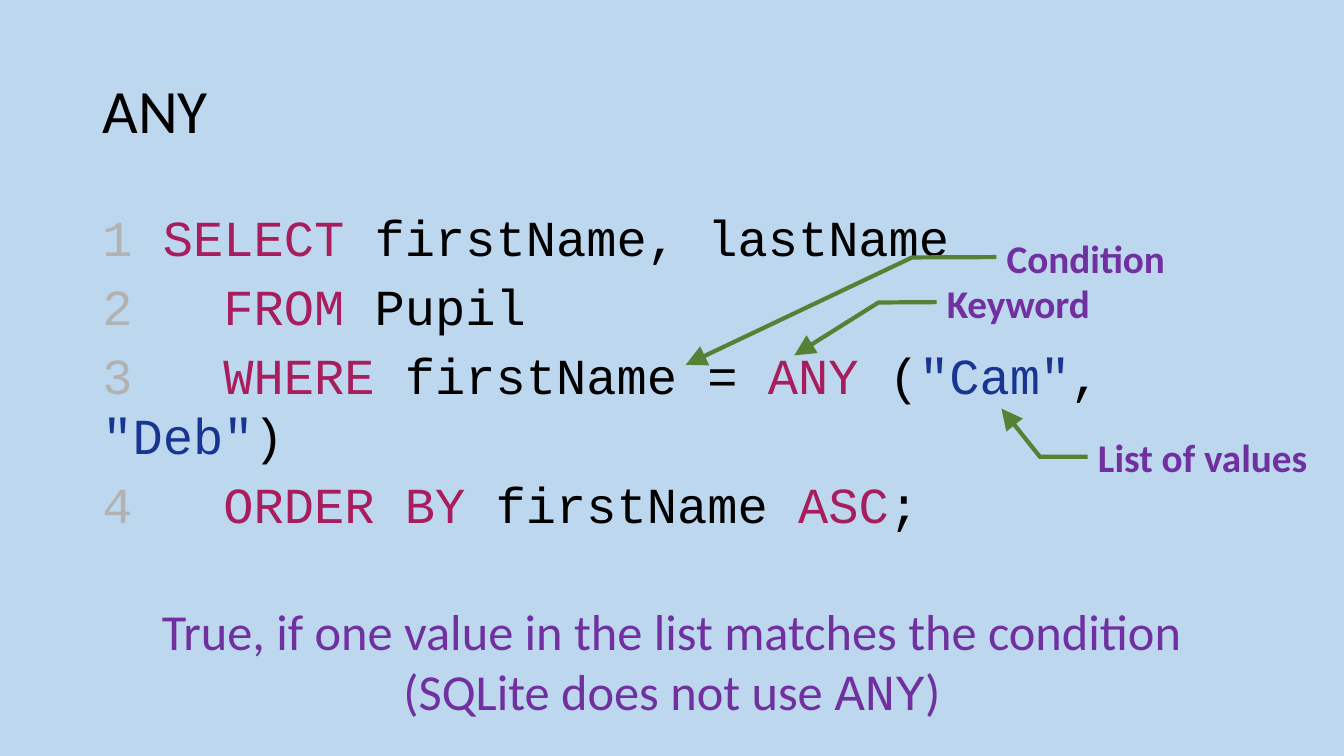
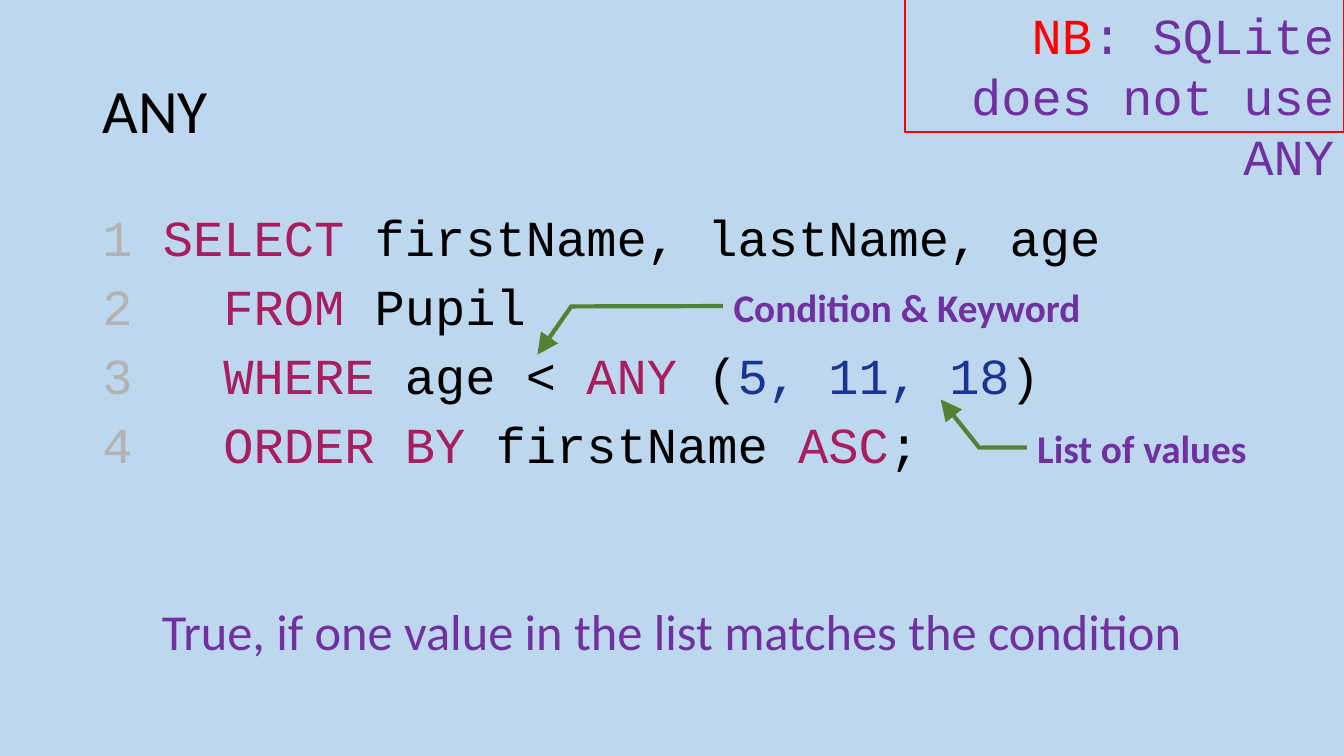
Before and after one commit to MrFriendCS/MrFriendCS.github.io, a slide deck: slide 17 of ah-cs/ddd/AH CS DDD Slides.pptx. Drawn at 1344x756 pixels with LibreOffice and Linux fonts; fonts in the diff are those of the drawing. Boxes give left, top, right and bottom in pixels: in the first picture for what was removed or moved away, otherwise in the second. Text is boxed around its words. In the diff, an @@ line names an element or a change of style, - is before the commit and + after.

```diff
--- a/ah-cs/ddd/AH CS DDD Slides.pptx
+++ b/ah-cs/ddd/AH CS DDD Slides.pptx
@@ rectangle added at (904, 0, 1344, 131), outline #FF0000 1.5 pt, 36 pt, text #7030A0 @@
+NB: SQLite does not use ANY
@@ text at (163, 220, 1101, 267): text changed @@
-1 SELECT firstName, lastName
+1 SELECT firstName, lastName, age
@@ callout "Condition & Keyword": place and size @@
-callout "Condition & Keyword" at (997, 228, 1214, 288)
+callout "Condition & Keyword" at (724, 276, 1114, 337)
@@ callout "Condition & Keyword" at (724, 276, 1114, 337): proportions changed @@
@@ text in callout at (734, 294, 1080, 328): text changed @@
-Condition
+Condition & Keyword
@@ callout removed at (937, 273, 1117, 334) @@
-Keyword
@@ text at (223, 358, 1040, 409): text changed; text colour #000000 to #A71D5D @@
-3 WHERE firstName = ANY ("Cam", "Deb")
+3 WHERE age < ANY (5, 11, 18)
@@ callout "List of values": place and size @@
-callout "List of values" at (1088, 433, 1324, 482)
+callout "List of values" at (1027, 423, 1263, 473)
@@ text at (403, 673, 941, 717): paragraph removed @@
-(SQLite does not use ANY)
```
Also in this commit, not shown: 9 other slides changed.
